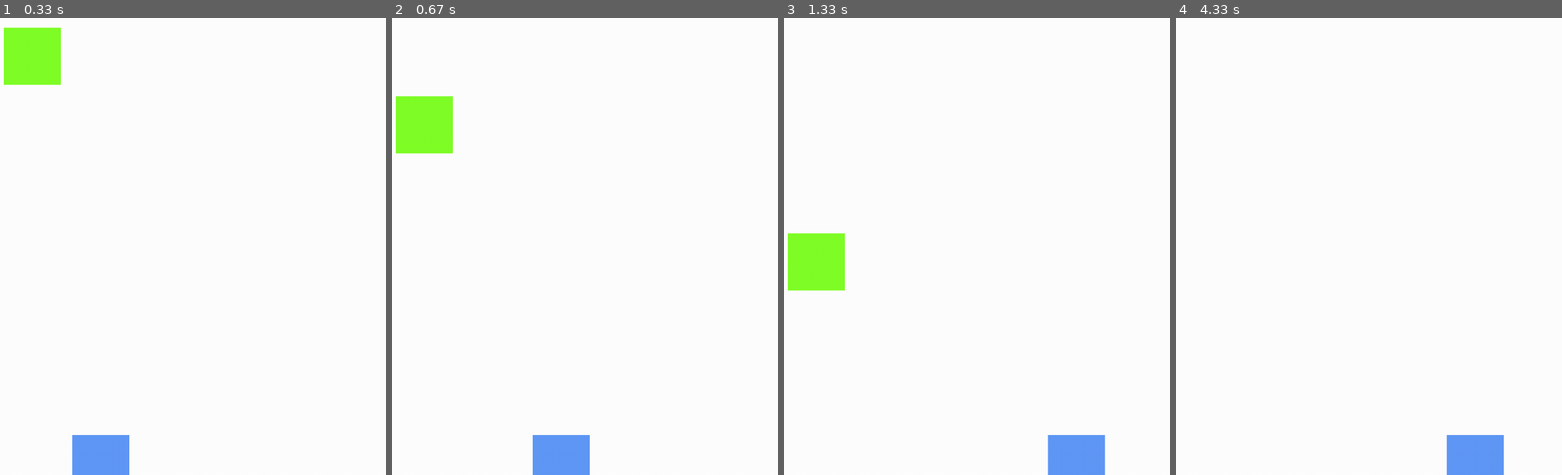
Above: before the commit, frames 1-4 (left to right).
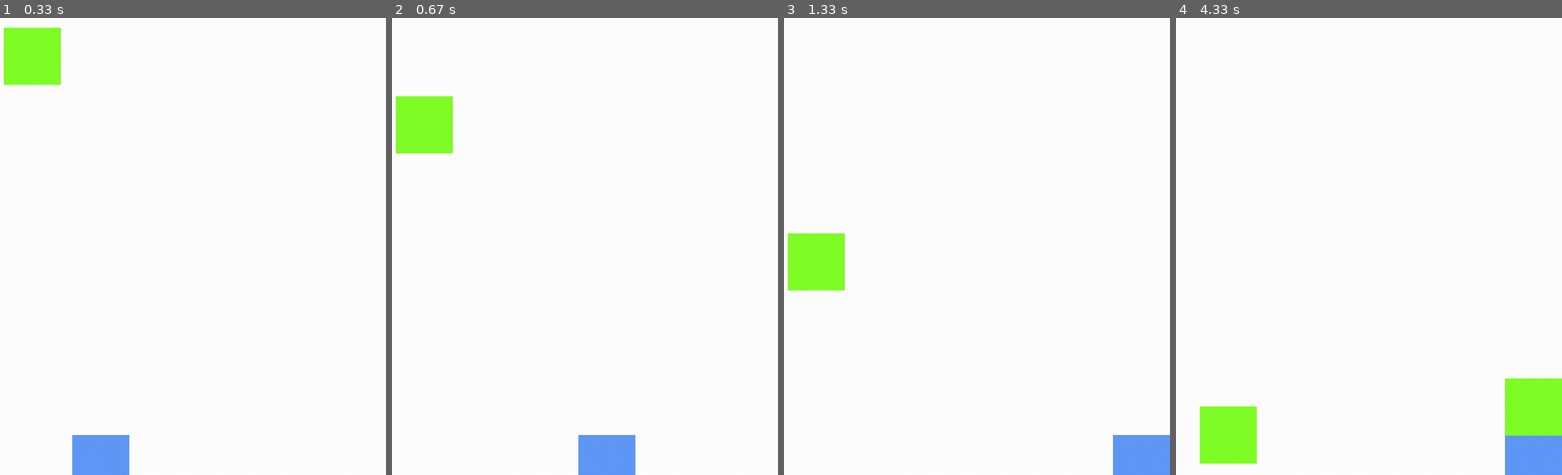
Above: after the commit, the same moments.

Repository: CiucardelMarian/Pygame
Game: pygame game, started from Main.py
Same seed, same stepped clock (60 frames per second), same inputs: the game is played once before the commit and once after it.
Inputs:
- Up to frame 1 (0.33 s): no input
- Up to frame 2 (0.67 s): hold Right from 0.33 s (still down)
- Up to frame 3 (1.33 s): release Right at 0.8 s; hold Right 0.83-1.3 s
- Up to frame 4 (4.33 s): hold Left 1.33-1.87 s; hold Left 1.9-2.3 s; hold Right 2.33-2.97 s; hold Left 3-3.47 s; hold Right 3.5-3.97 s; hold Right from 4 s (still down)

Frame 1 is identical in both runs. In frame 2, 2.1% of the frame differs, in the area x 36-64%, y 91-100%; in frame 3, 2.6%; in frame 4, 6.3%, in the area x 6-100%, y 78-100%.

Commit message:
Solved first part of the bug

Diff:
--- a/Main.py
+++ b/Main.py
@@ -6,8 +6,9 @@
 vec = pygame.math.Vector2  # 2 for two-dimensional
 HEIGHT = 800
 WIDTH = 1000
-Vel = 3
+Vel = 5
 i = 0
+j = 1
 FPS = 120
 FramesPerSec = pygame.time.Clock()
 displaysurface = pygame.display.set_mode((WIDTH, HEIGHT))
@@ -54,12 +55,15 @@
         self.rect.midbottom = self.pos
 
     def update(self):
+        global j
         hits = pygame.sprite.spritecollide(self, all_sprites, False)
+        if len(hits) > j:
+            j += 1
+            createblock()
         for hit in hits:
             if hit == PT1:  # Check if the collided sprite is PT1 (Platform)
                 self.pos.y = hit.rect.top + 1
                 self.rect.midbottom = self.pos
-                createblock()
                 self.pos.x = PT1.pos.x
                 self.rect.midbottom = self.pos
 
@@ -70,6 +74,8 @@
     globals()['Blocks'+str(i)] = Block()
     all_sprites.add(globals()['Blocks'+str(i)])
     blocksgroup.add(globals()['Blocks' + str(i)])
+
+
 
 
 PT1 = Platform()
